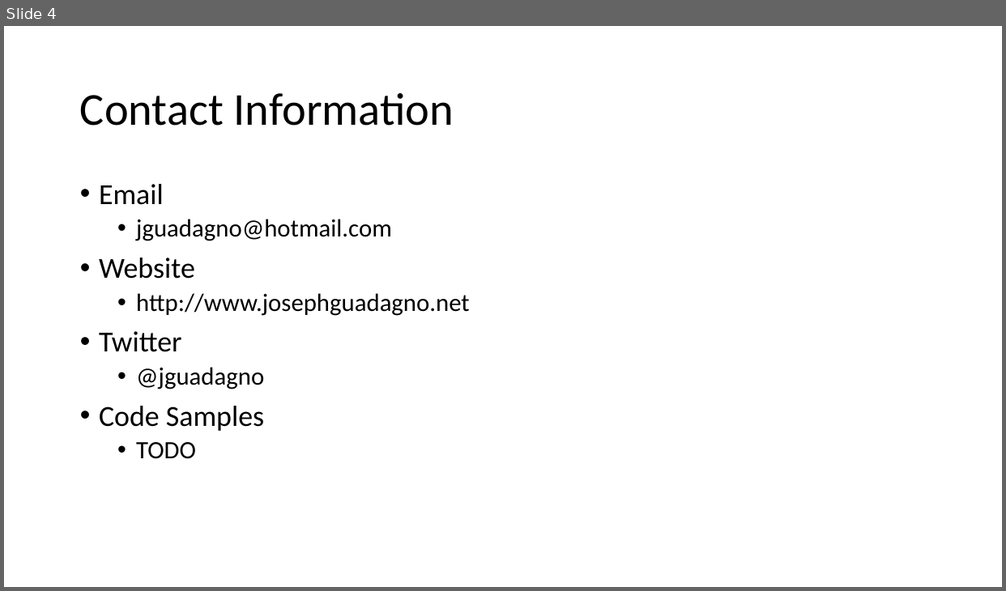
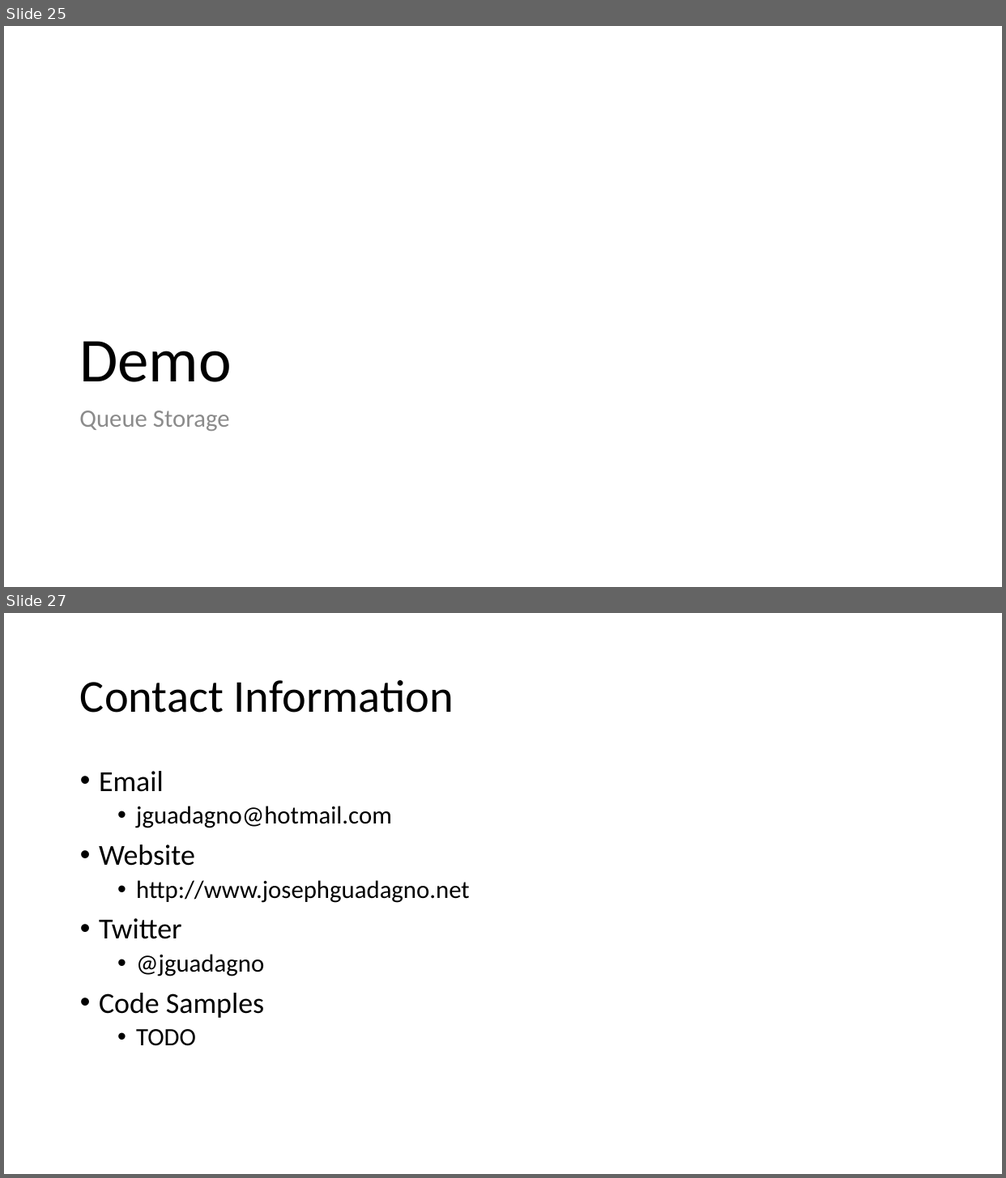
Before and after one commit to jguadagno/AzurePhotos, a slide deck: Azure Cloud Services.pptx. Shown one above the other, each under a label of ours: slide 4 before the commit, slides 25 and 27 after it; the slides between them are not shown. The pictures are 1006x591 and 1006x1178 pixels, drawn with LibreOffice and Linux fonts; fonts in the diff are those of the drawing. Boxes give left, top, right and bottom in pixels: in the first picture for what was removed or moved away, otherwise in the second. Text is boxed around its words. In the diff, an @@ line names an element or a change of style, - is before the commit and + after.

```diff
--- a/Azure Cloud Services.pptx
+++ b/Azure Cloud Services.pptx
@@ slide 25 added at (4,26,1002,587), background #FFFFFF @@
@@ title added at (79,341,232,382), 60 pt, text #000000 @@
+Demo
@@ text added at (79,411,230,431), 24 pt, text #8C8C8C @@
+Queue Storage
@@ what was slide 4 is now slide 27 @@
```
Also in this commit, not shown: 2 slides changed, 22 other slides added.
